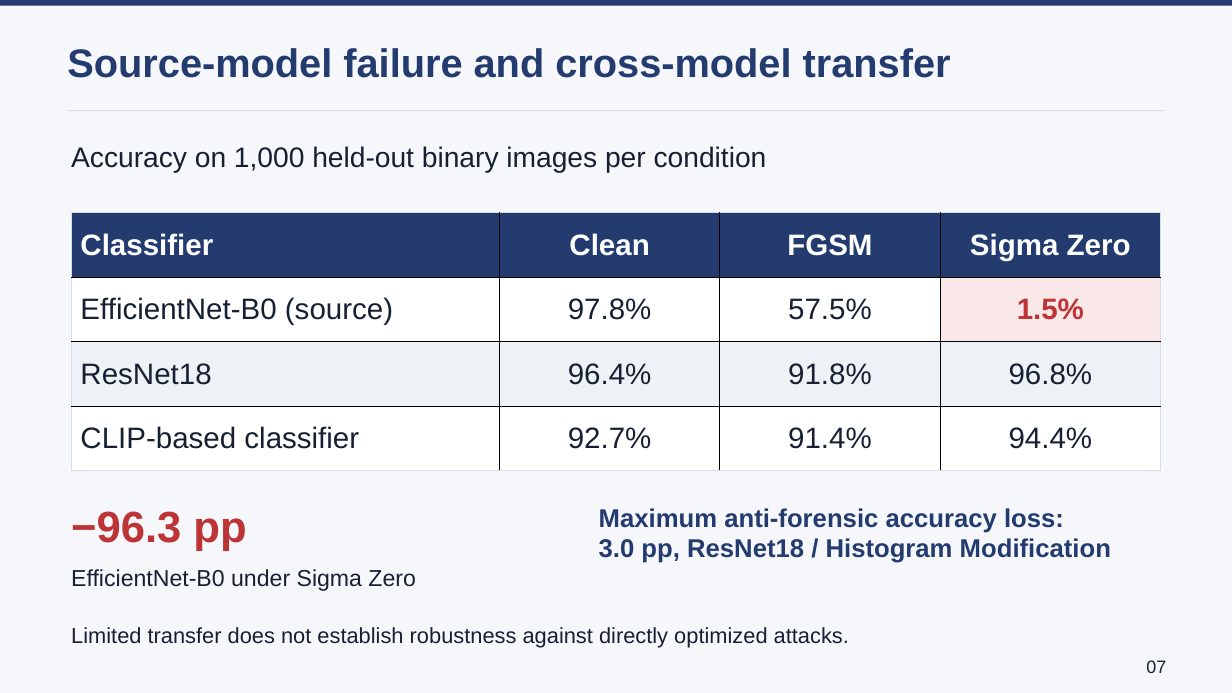
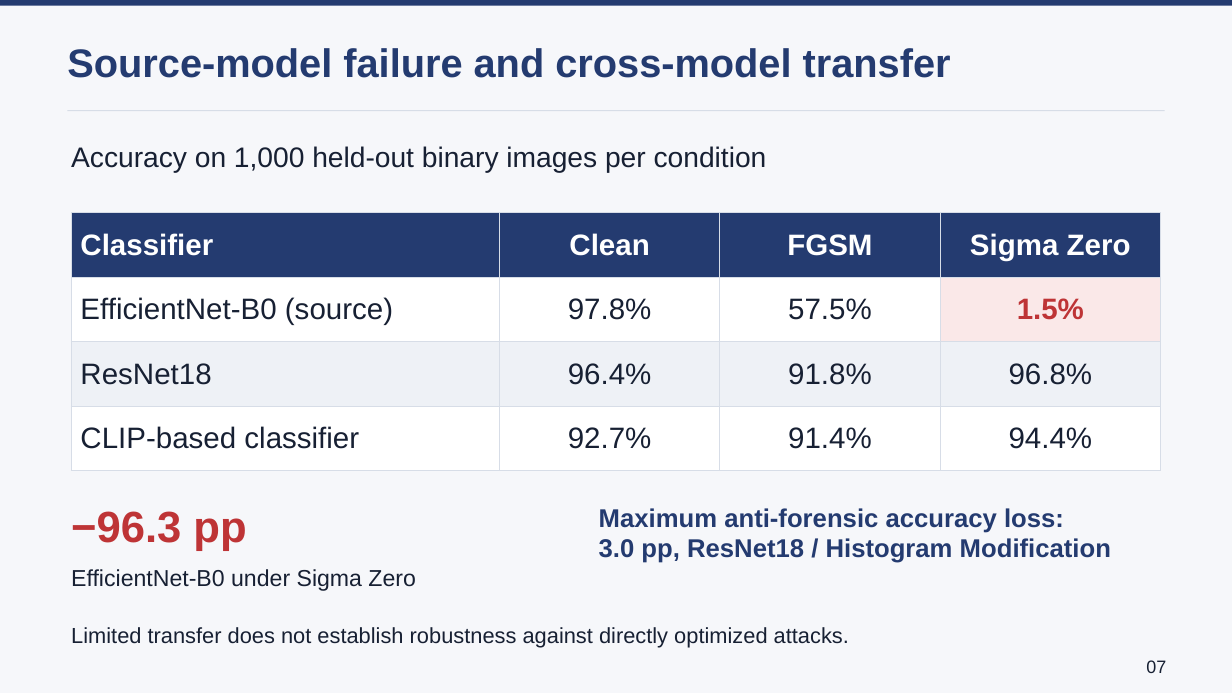
Before and after one commit to lmolinario/Molinario_Thesis_Defense_2026, a slide deck: slide 8 of Molinario_Thesis_Defense_2026.pptx (slide 7 before the commit). Drawn at 1232x693 pixels with LibreOffice and Linux fonts; fonts in the diff are those of the drawing. Boxes give left, top, right and bottom in pixels: in the first picture for what was removed or moved away, otherwise in the second. Text is boxed around its words. In the diff, an @@ line names an element or a change of style, - is before the commit and + after.

```diff
--- a/Molinario_Thesis_Defense_2026.pptx
+++ b/Molinario_Thesis_Defense_2026.pptx
@@ table at (71, 213, 1163, 470) @@
@@ borders changed @@
```
Also in this commit, not shown: 11 other slides changed, 1 slide added, 1 other file.
